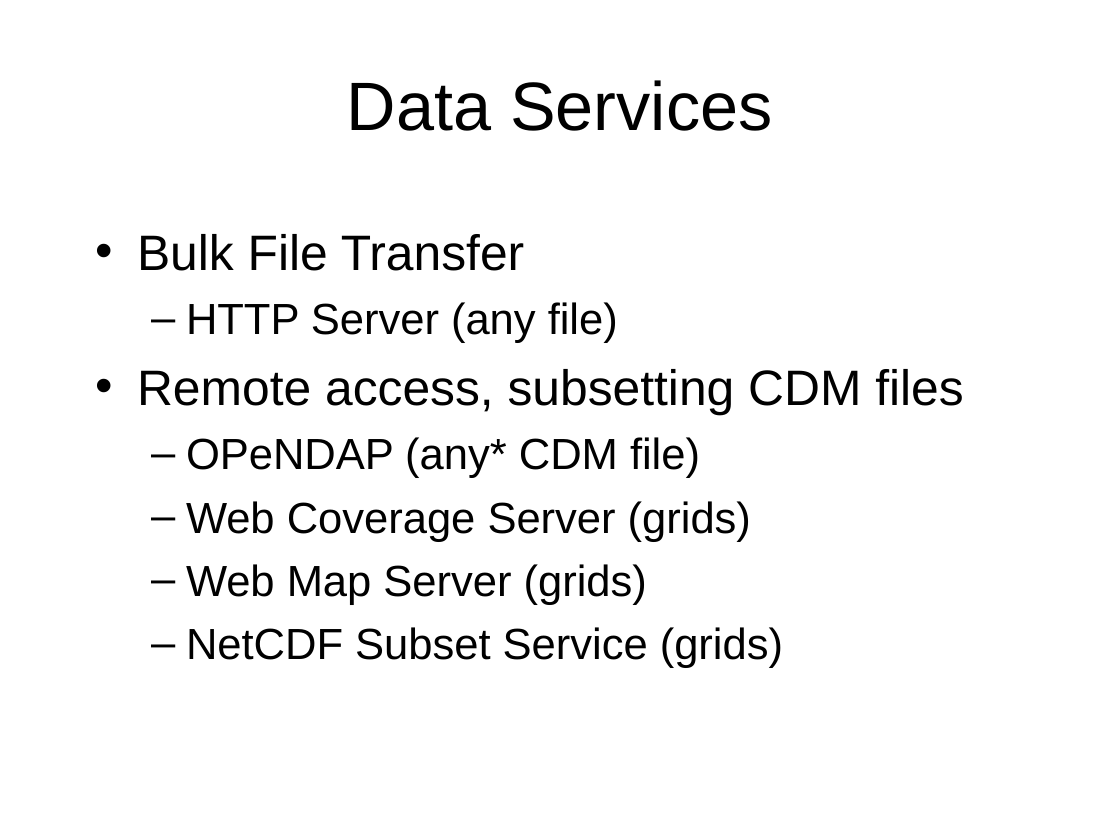
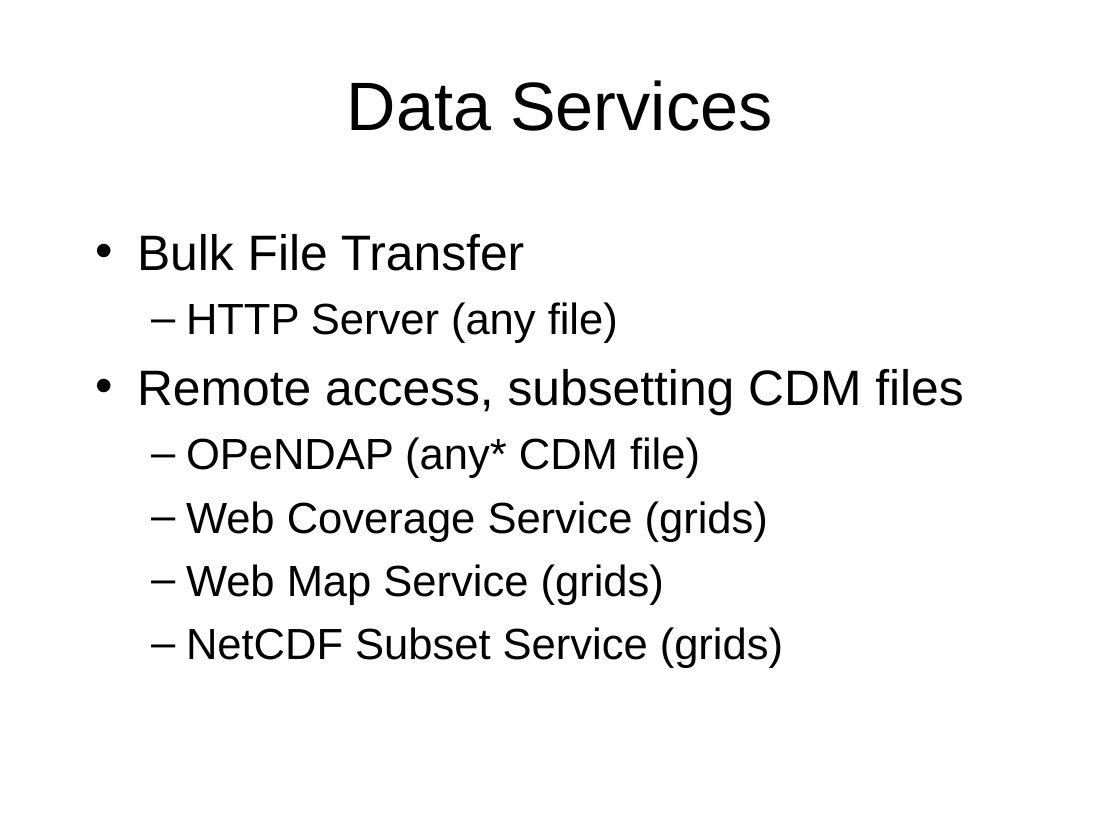
Before and after one commit to ooici-eoi/THREDDS, a slide deck: slide 2 of docs/web/thredds/tech/tutorial/TDS Data Services.ppt. Drawn at 1120x840 pixels with LibreOffice and Linux fonts; fonts in the diff are those of the drawing; background and template pictures are left out. Boxes give left, top, right and bottom in pixels: in the first picture for what was removed or moved away, otherwise in the second. Text is boxed around its words. In the diff, an @@ line names an element or a change of style, - is before the commit and + after.

```diff
--- a/docs/web/thredds/tech/tutorial/TDS Data Services.ppt
+++ b/docs/web/thredds/tech/tutorial/TDS Data Services.ppt
@@ text at bbox=[186, 501, 768, 605]: text changed @@
-  – Web Coverage Server (grids)
-  – Web Map Server (grids)
+  – Web Coverage Service (grids)
+  – Web Map Service (grids)
```
Also in this commit, not shown: 9 other slides changed, 11 slides added, 5 other files.
